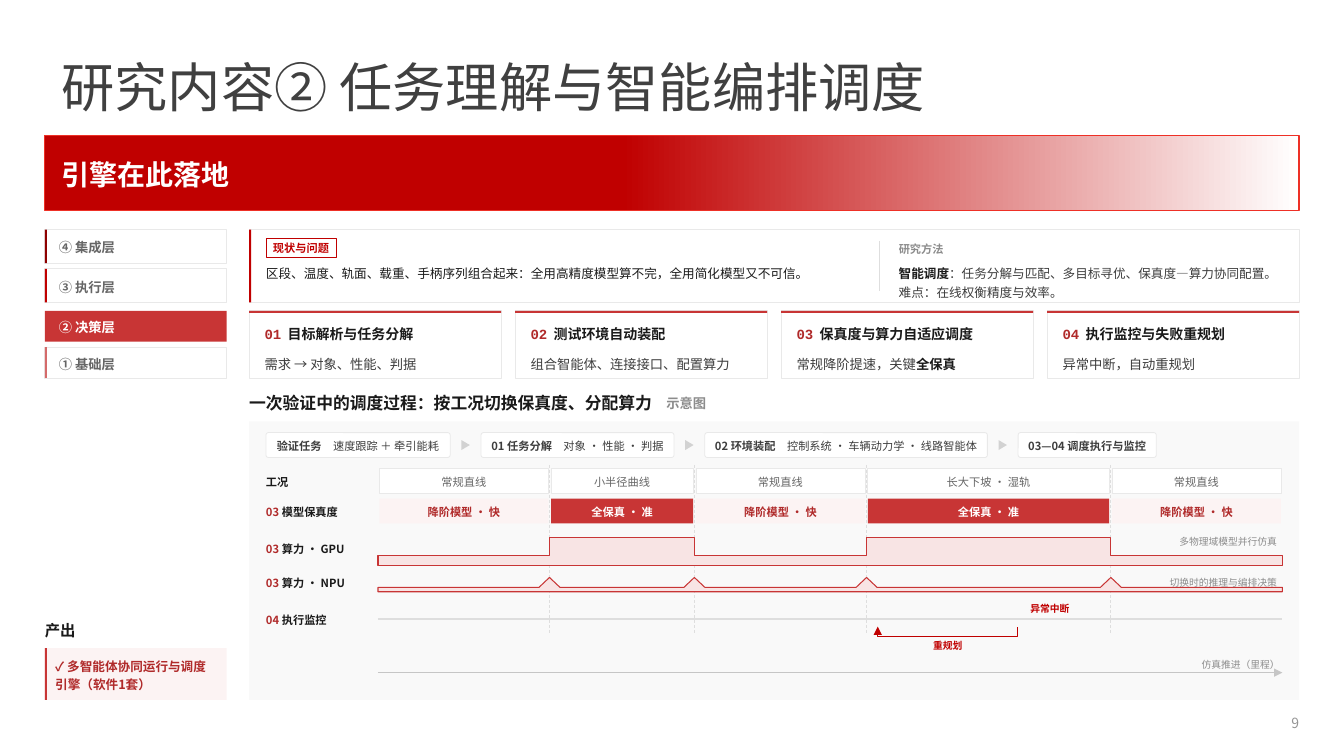
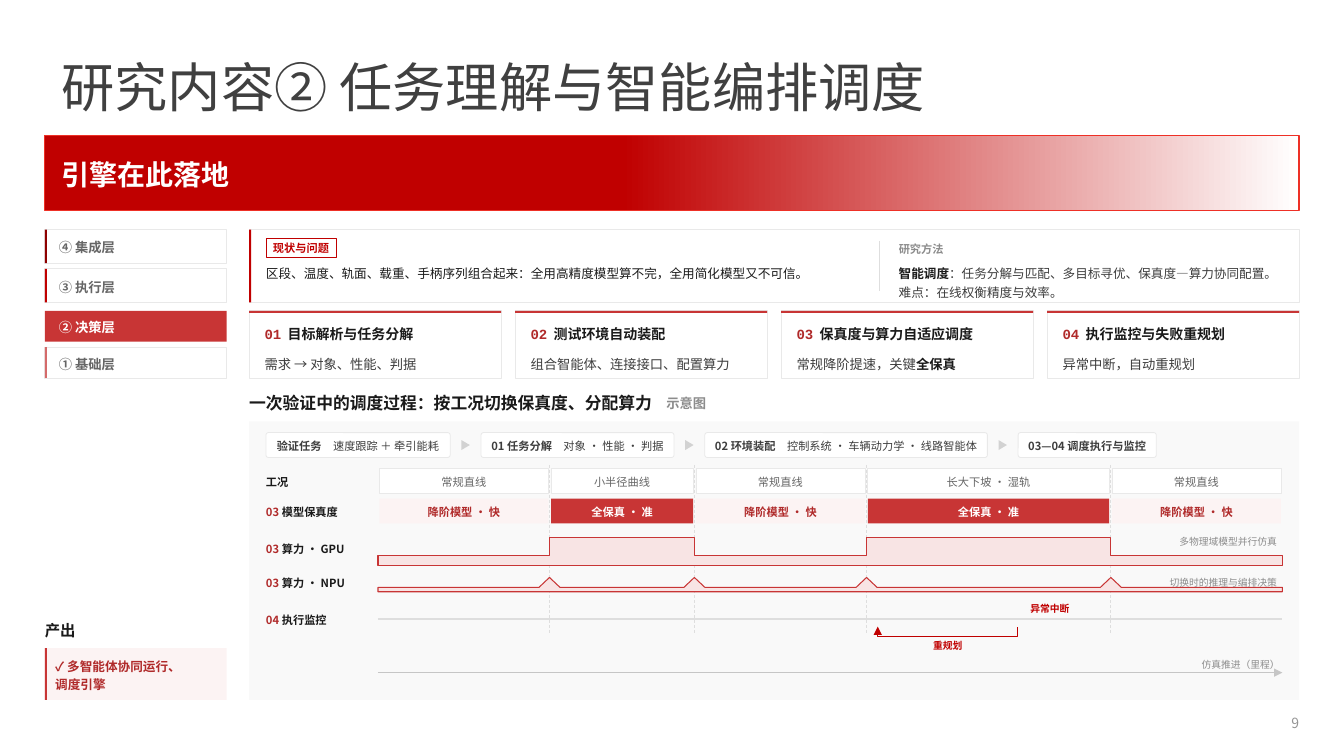
Before and after one commit to huosi012/PPT, a slide deck: slide 9 of 项目汇报PPT.pptx. Drawn at 1344x756 pixels with LibreOffice and Linux fonts; fonts in the diff are those of the drawing; background and template pictures are left out. Boxes give left, top, right and bottom in pixels: in the first picture for what was removed or moved away, otherwise in the second. Text is boxed around its words. In the diff, an @@ line names an element or a change of style, - is before the commit and + after.

```diff
--- a/项目汇报PPT.pptx
+++ b/项目汇报PPT.pptx
@@ text at box(55, 660, 181, 690): text changed @@
-✓ 多智能体协同运行与调度引擎（软件1套）
+✓ 多智能体协同运行、
+调度引擎
```
Also in this commit, not shown: 4 other slides changed, 9 other files.
